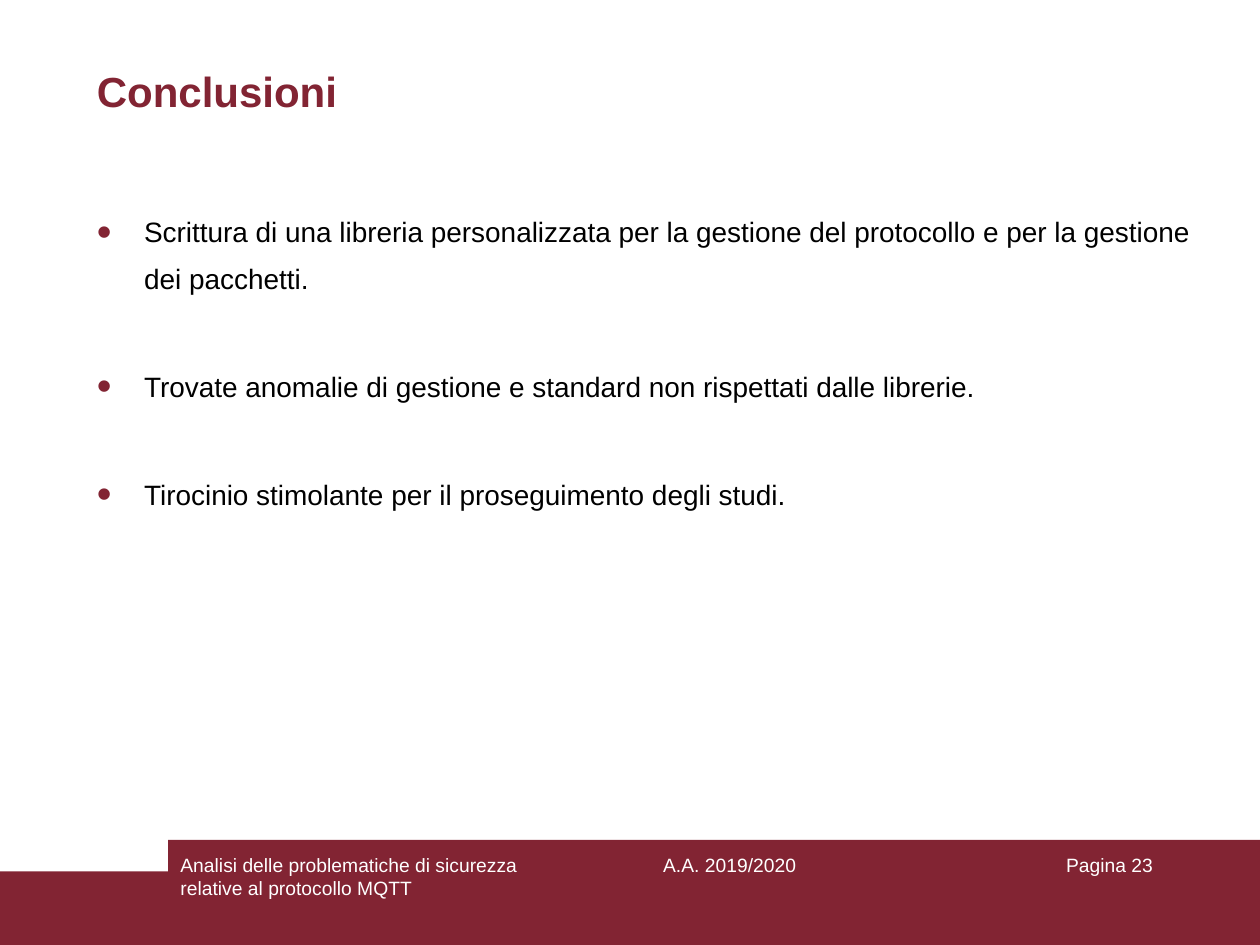
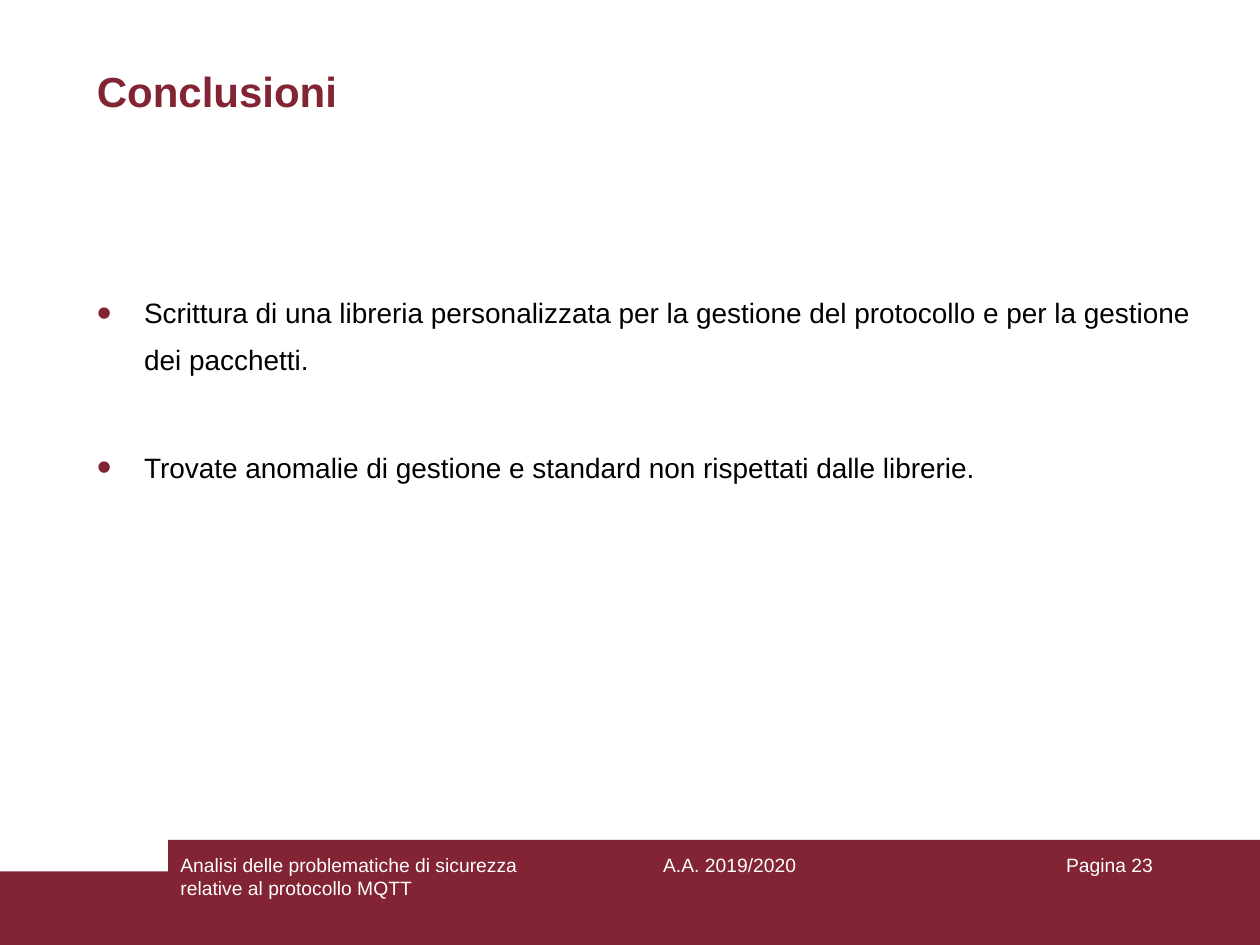
Before and after one commit to aedoardo/bachelor-degree-thesis, a slide deck: slide 23 of slides/Presentazione.ppt. Drawn at 1260x945 pixels with LibreOffice and Linux fonts; fonts in the diff are those of the drawing. Boxes give left, top, right and bottom in pixels: in the first picture for what was removed or moved away, otherwise in the second. Text is boxed around its words. In the diff, an @@ line names an element or a change of style, - is before the commit and + after.

Commit message:
finish

```diff
--- a/slides/Presentazione.ppt
+++ b/slides/Presentazione.ppt
@@ text at <box>144,484,786,510</box>: paragraph removed @@
-• Tirocinio stimolante per il proseguimento degli studi.
```
Also in this commit, not shown: 1 other slide changed.
